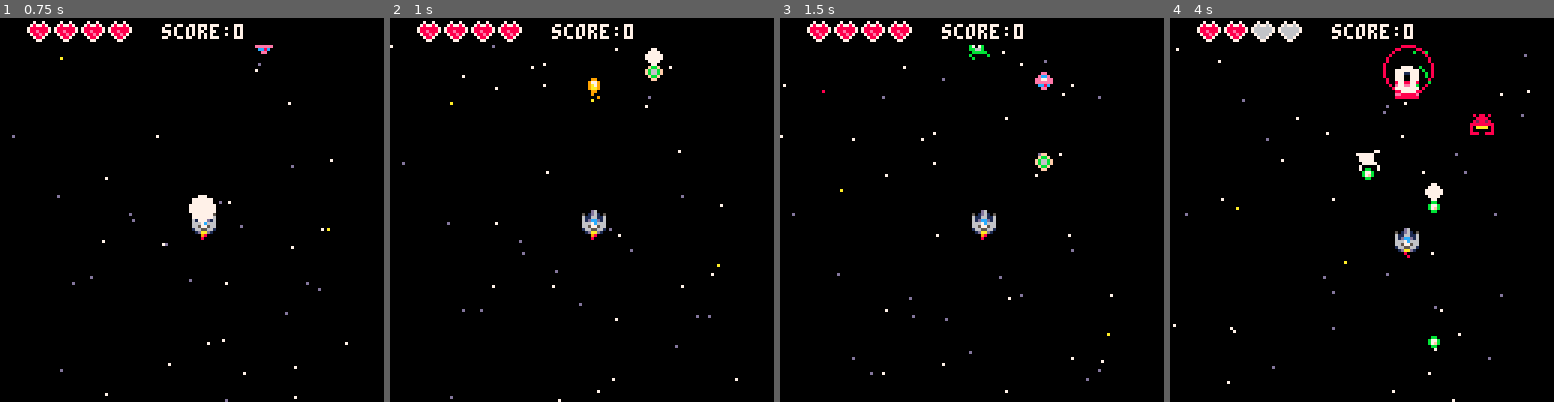
Above: before the commit, frames 1-4 (left to right).
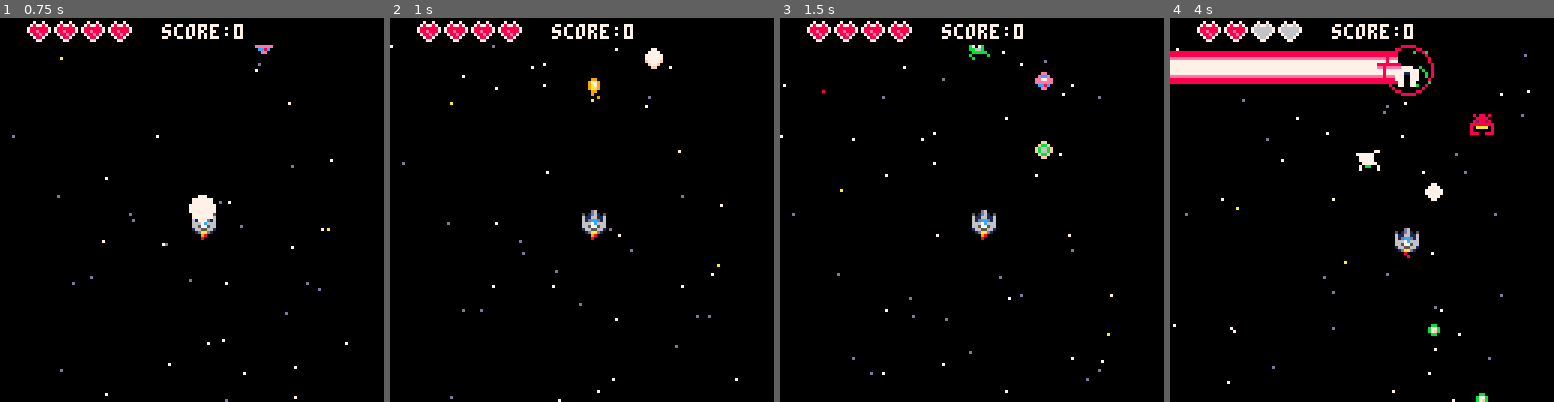
Above: after the commit, the same moments.

Repository: eduszesz/shmup
Game: PICO-8 cartridge myshmup.p8
Same seed, same stepped clock (60 frames per second), same inputs: the game is played once before the commit and once after it.
Inputs:
- Up to frame 1 (0.75 s): tap X (X key) at 0.33 s; tap O (Z key) at 0.7 s
- Up to frame 2 (1 s): no input
- Up to frame 3 (1.5 s): tap X (X key) at 1.07 s
- Up to frame 4 (4 s): hold Right 1.6-2.1 s; tap O (Z key) every 0.4 s from 1.7 to 3.7 s; tap X (X key) at 1.85, 2.97 s; hold Up 2.15-2.42 s; hold Right 2.47-3.03 s; hold Left 3.08-3.58 s; hold Down 3.63-3.97 s

Frame 1 is identical in both runs. In frame 2, 0.2% of the frame differs, in the area x 66-72%, y 10-17%; in frame 3, 0.3%; in frame 4, 5.6%, in the area x 0-83%, y 8-100%.

Commit message:
fire lasers

Diff:
--- a/myshmup.p8
+++ b/myshmup.p8
@@ -237,6 +237,18 @@
 		else
 			eb.sp=eb.spi+1
 		end
+		if eb.spi==36 then
+			local x=ship.x
+			if eb.xi<x then x=128 end
+			if eb.xi>x then x=0 end
+			if t%4<2 then
+				rectfill(eb.xi,eb.yi-3,x,eb.yi+7,8)
+				rectfill(eb.xi,eb.yi-2,x,eb.yi+6,14)
+			end
+			rectfill(eb.xi,eb.yi-2,x,eb.yi+6,8)
+			rectfill(eb.xi,eb.yi-1,x,eb.yi+5,14)
+			rectfill(eb.xi,eb.yi,x,eb.yi+4,7)
+		end
 		spr(eb.sp,eb.x,eb.y)
 	end
 end
@@ -246,7 +258,7 @@
 		if t%30==0 then
 			if rnd()>0.5 then
 				e.imm=true
-				ene_fire(e.x+(-4+4*e.wd),e.y+(4*e.ht),1,2,e.typ)
+				ene_fire(e,1,2)
 			end
 		end
 		e.y+=e.sy
@@ -272,9 +284,9 @@
 					if e.h<1 then
 						explode(ex,ey,1,20*e.wd)
 						sfx(3)
-						shake=5*e.wd
+						shake=1*e.wd
 						del(enemies,e)
-						score+=1
+						score+=1*e.wd
 					end
 				end
 			end
@@ -528,20 +540,30 @@
 	end
 end
 
-function ene_fire(_x,_y,_ang,_spd,_typ)
+function ene_fire(_obj,_ang,_spd)
+	local o=_obj
+	local sp=34
 	if _ang==nil then _ang=1 end
 	if _spd==nil then _spd=2 end
+	if o.typ==20 then
+		sp=36
+		_ang=0.25
+		_spd=6
+		if o.x<ship.x then
+			_ang=0.75
+		end
+	end
 	local sx=sin(_ang)*_spd
 	local sy=cos(_ang)*_spd
-	local sp=34
-	if _typ==20 then
-		sp=36
-	end
+	local x=o.x+(-4+4*o.wd)
+	local y=o.y+(-4+4*o.ht)
 	local eb={
 								sp=sp,
 								spi=sp,
-								x=_x,
-								y=_y,
+								x=x,
+								y=y,
+								xi=x,
+								yi=y,
 								sx=sx,
 								sy=sy,
 								box={x1=2,y1=2,x2=6,y2=6}}
@@ -620,14 +642,14 @@
 00bbbbb000bbbbb000bbbbb000bbbbb037b00b7332b00b23bbbbbbb0bbbbbbb0800000080800008008000080800000081ccccc7887ccccc11ccccc2222ccccc1
 0b00000b0b00000b0b00000b0b00000b0bb00bb00bb00bb0bb772200bb227700080000800800008008800880888008881ccccc6006ccccc11ccccc6006ccccc1
 b00000000b00000000b000000b00000b0bb00bb00bb00bb00033330000333300000000000000000000000000000000001ccc09600690ccc11ccc09600690ccc1
-0009900000099000000000000000000000000000000000000000000000000000000000000000000000000000000000001ccc09000990ccc11ccc09900090ccc1
-009aa9000097790000000000000ff00088888888000000000000000000000000000000000000000000000000000000001cc0090000000cc11cc0000000900cc1
-0097a900009a7900000bb00000fbbf00eeeeeeee000000000000000000000000000000000000000000000000000000001cc0099000000cc11cc0000009900cc1
-00977900009aa90000b77b000fb66bf0777777770000000000000000000000000000000000000000000000000000000011c0000000000c1111c0000000000c11
-000990000009900000b7fb000fb66bf0777777770000000000000000000000000000000000000000000000000000000011c0000000000c1101cc00000000cc11
-0000900000090000000bb00000fbbf00eeeeeeee0000000000000000000000000000000000000000000000000000000001cc00000000cc10011c00000000c110
-009000000000090000000000000ff0008888888800000000000000000000000000000000000000000000000000000000011c00000000c110001ccc0000ccc100
-0000a000000a000000000000000000000000000000000000000000000000000000000000000000000000000000000000001ccc0000ccc1000001110000111000
+0009900000099000000000000000000000000000888888880000000000000000000000000000000000000000000000001ccc09000990ccc11ccc09900090ccc1
+009aa9000097790000000000000ff00088888888eeeeeeee0000000000000000000000000000000000000000000000001cc0090000000cc11cc0000000900cc1
+0097a900009a7900000bb00000fbbf00eeeeeeee777777770000000000000000000000000000000000000000000000001cc0099000000cc11cc0000009900cc1
+00977900009aa90000b77b000fb66bf0777777777777777700000000000000000000000000000000000000000000000011c0000000000c1111c0000000000c11
+000990000009900000b7fb000fb66bf0777777777777777700000000000000000000000000000000000000000000000011c0000000000c1101cc00000000cc11
+0000900000090000000bb00000fbbf00eeeeeeee7777777700000000000000000000000000000000000000000000000001cc00000000cc10011c00000000c110
+009000000000090000000000000ff00088888888eeeeeeee000000000000000000000000000000000000000000000000011c00000000c110001ccc0000ccc100
+0000a000000a000000000000000000000000000088888888000000000000000000000000000000000000000000000000001ccc0000ccc1000001110000111000
 00000000007007000070070000000000000000000000000000000000000000000000000000000000000000000000000000000000000000000000000000000000
 00800800078778700767767000000000000000000000000000000000000000000000000000000000000000000000000000000000000000000000000000000000
 08888880788888877666666700000000000000000000000000000000000000000000000000000000000000000000000000000000000000000000000000000000
